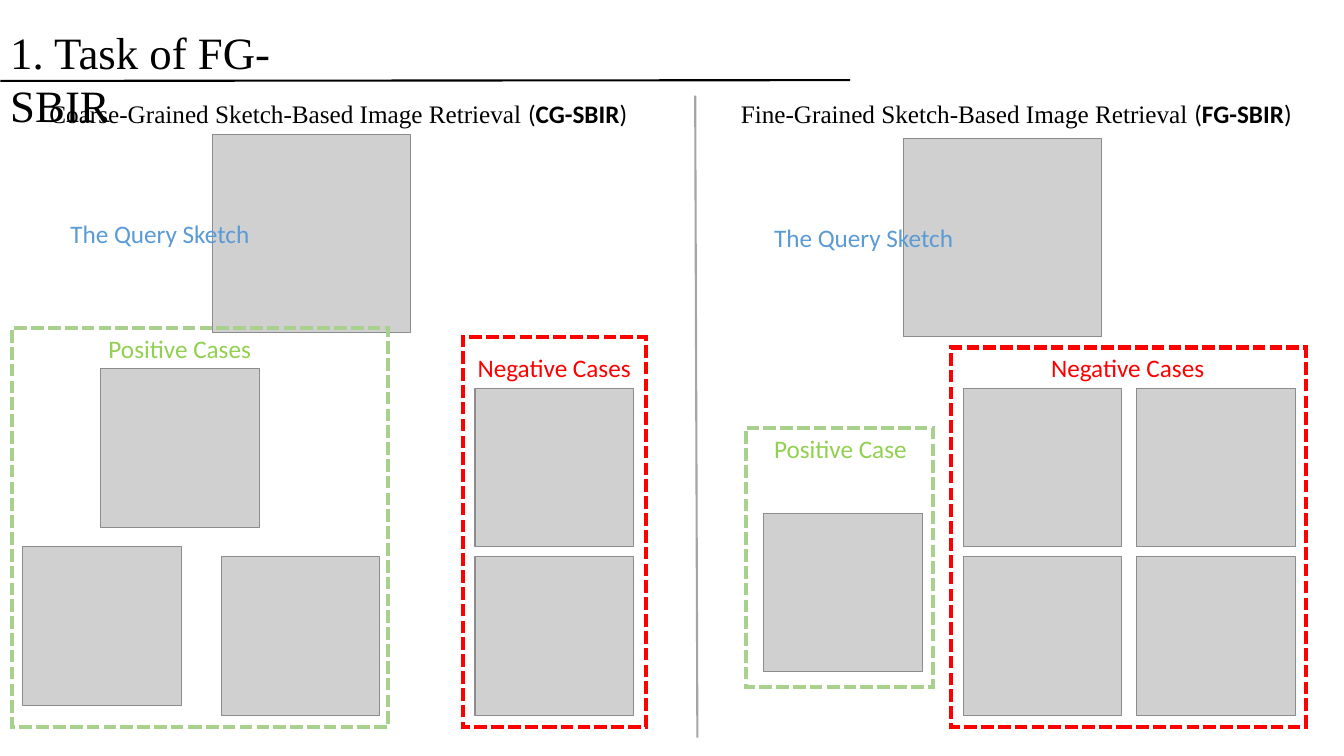
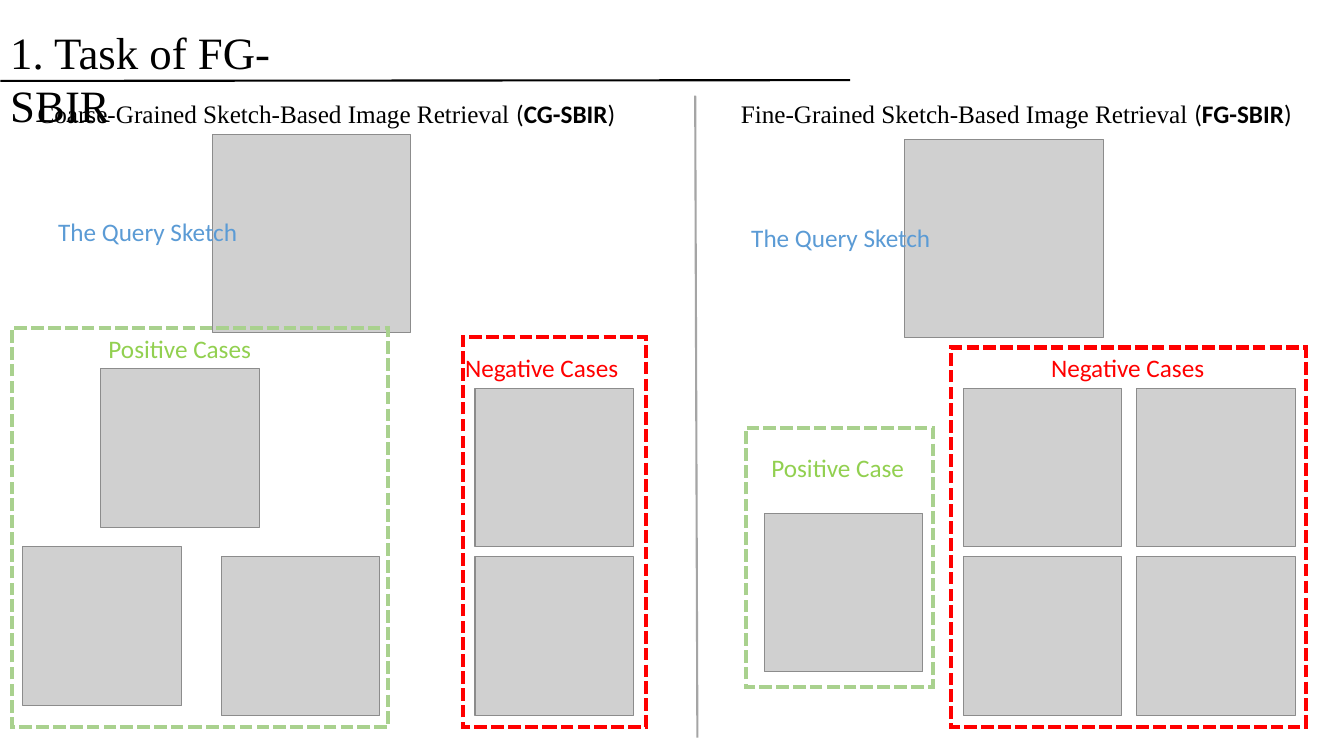
Before and after one commit to 1069066484/PeronalOpenFiles, a slide deck: slide 2 of PPT_ACMMM22_Multi_Level_Region_Matching_for_Fine_Grained_Sketch_Based_Image_Retrieval.pptx. Drawn at 1344x756 pixels with LibreOffice and Linux fonts; fonts in the diff are those of the drawing; grey boxes stand for pictures. Boxes give left, top, right and bottom in pixels: in the first picture for what was removed or moved away, otherwise in the second. Text is boxed around its words. In the diff, an @@ line names an element or a change of style, - is before the commit and + after.

```diff
--- a/PPT_ACMMM22_Multi_Level_Region_Matching_for_Fine_Grained_Sketch_Based_Image_Retrieval.pptx
+++ b/PPT_ACMMM22_Multi_Level_Region_Matching_for_Fine_Grained_Sketch_Based_Image_Retrieval.pptx
@@ text "Coarse-Grained Sketch-Based Image Retrieval (CG-SBIR)": place and size @@
-text "Coarse-Grained Sketch-Based Image Retrieval (CG-SBIR)" at bbox=[49, 103, 627, 129]
+text "Coarse-Grained Sketch-Based Image Retrieval (CG-SBIR)" at bbox=[38, 103, 615, 129]
@@ text "The Query Sketch": place and size @@
-text "The Query Sketch" at bbox=[70, 222, 250, 249]
+text "The Query Sketch" at bbox=[58, 220, 237, 247]
@@ text "The Query Sketch": place and size @@
-text "The Query Sketch" at bbox=[774, 226, 953, 253]
+text "The Query Sketch" at bbox=[751, 226, 931, 253]
@@ text "Negative Cases": place and size @@
-text "Negative Cases" at bbox=[478, 359, 631, 382]
+text "Negative Cases" at bbox=[465, 359, 618, 382]
@@ text "Positive Case": place and size @@
-text "Positive Case" at bbox=[774, 440, 907, 458]
+text "Positive Case" at bbox=[771, 459, 904, 477]
```
Also in this commit, not shown: 2 other slides changed, 5 other files.
